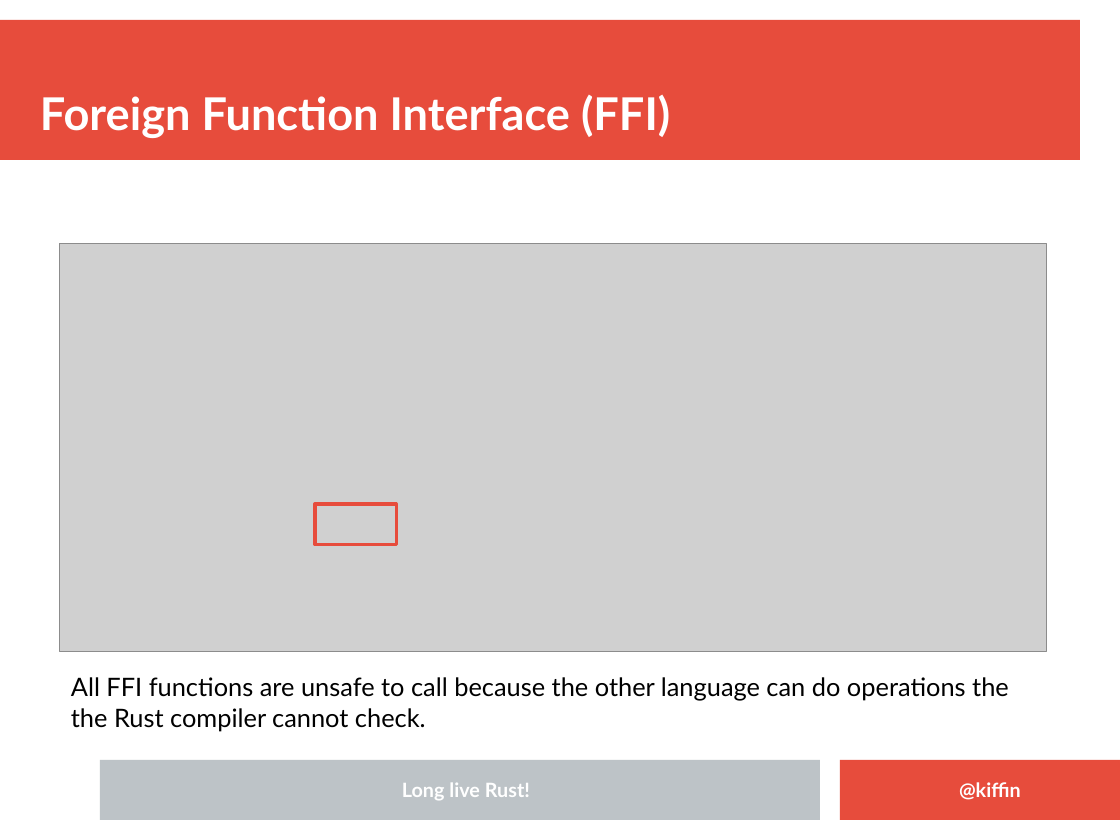
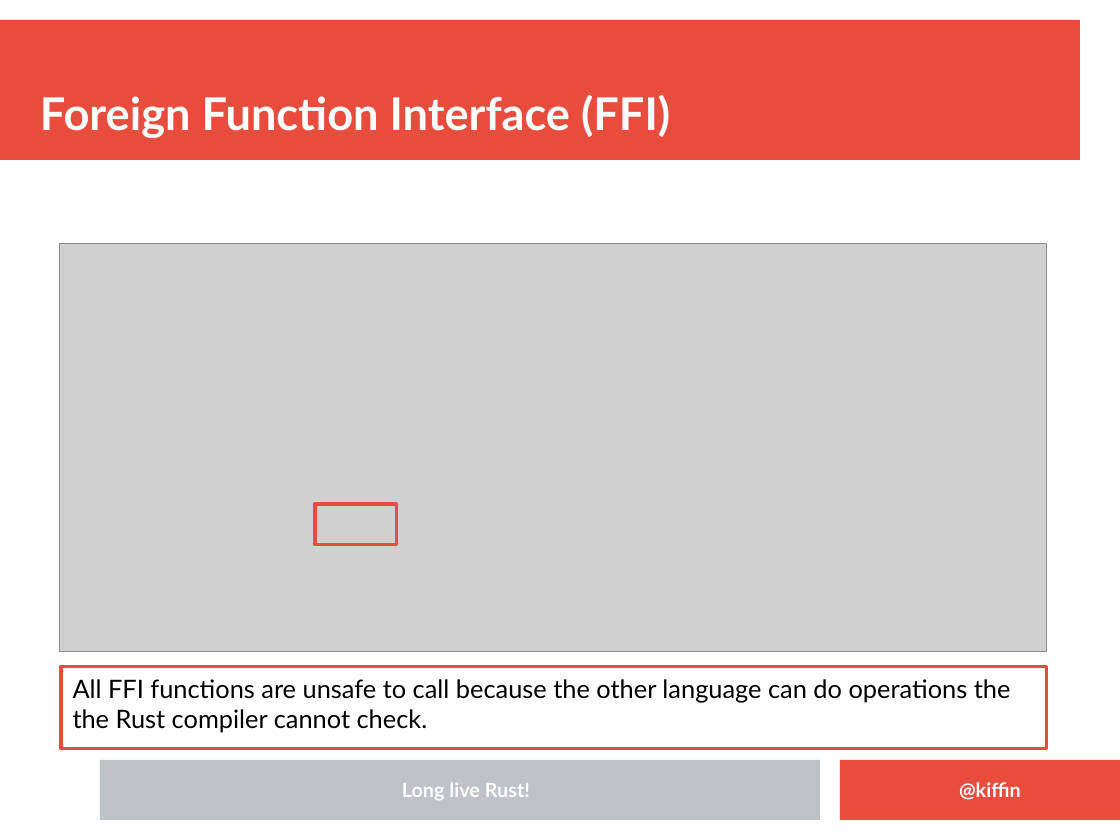
Before and after one commit to kgish/rust-node-addon-template, a slide deck: slide 9 of presentation/Embedding-Rust-in-NodeJS-applications.odp (slide 8 before the commit). Drawn at 1120x840 pixels with LibreOffice and Linux fonts; fonts in the diff are those of the drawing; grey boxes stand for pictures; background and template pictures are left out. Boxes give left, top, right and bottom in pixels: in the first picture for what was removed or moved away, otherwise in the second. Text is boxed around its words. In the diff, an @@ line names an element or a change of style, - is before the commit and + after.

```diff
--- a/presentation/Embedding-Rust-in-NodeJS-applications.odp
+++ b/presentation/Embedding-Rust-in-NodeJS-applications.odp
@@ rectangle "All FFI functions are unsafe ..." resized from (x1=71, y1=677, x2=1009, y2=731) to (x1=61, y1=667, x2=1047, y2=749) @@
@@ rectangle "All FFI functions are unsafe ..." at (x1=61, y1=667, x2=1047, y2=749): outline none to #E74C3C 2.3 pt @@
```
Also in this commit, not shown: 4 other slides changed, 3 slides added, 6 other files.
